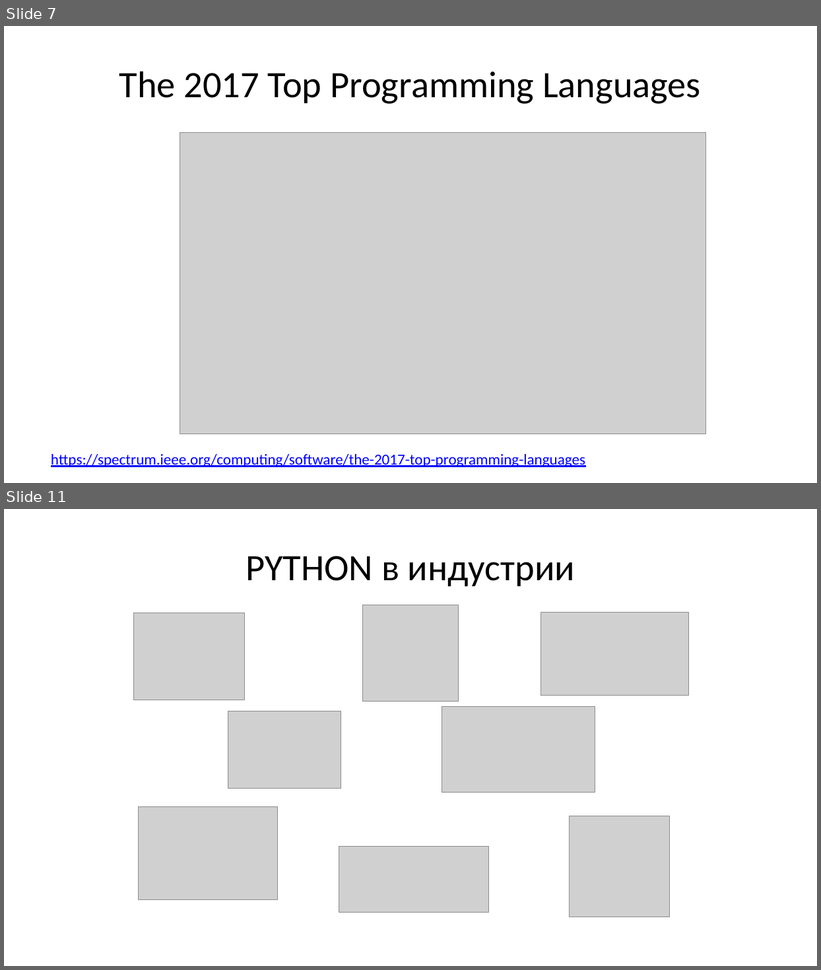
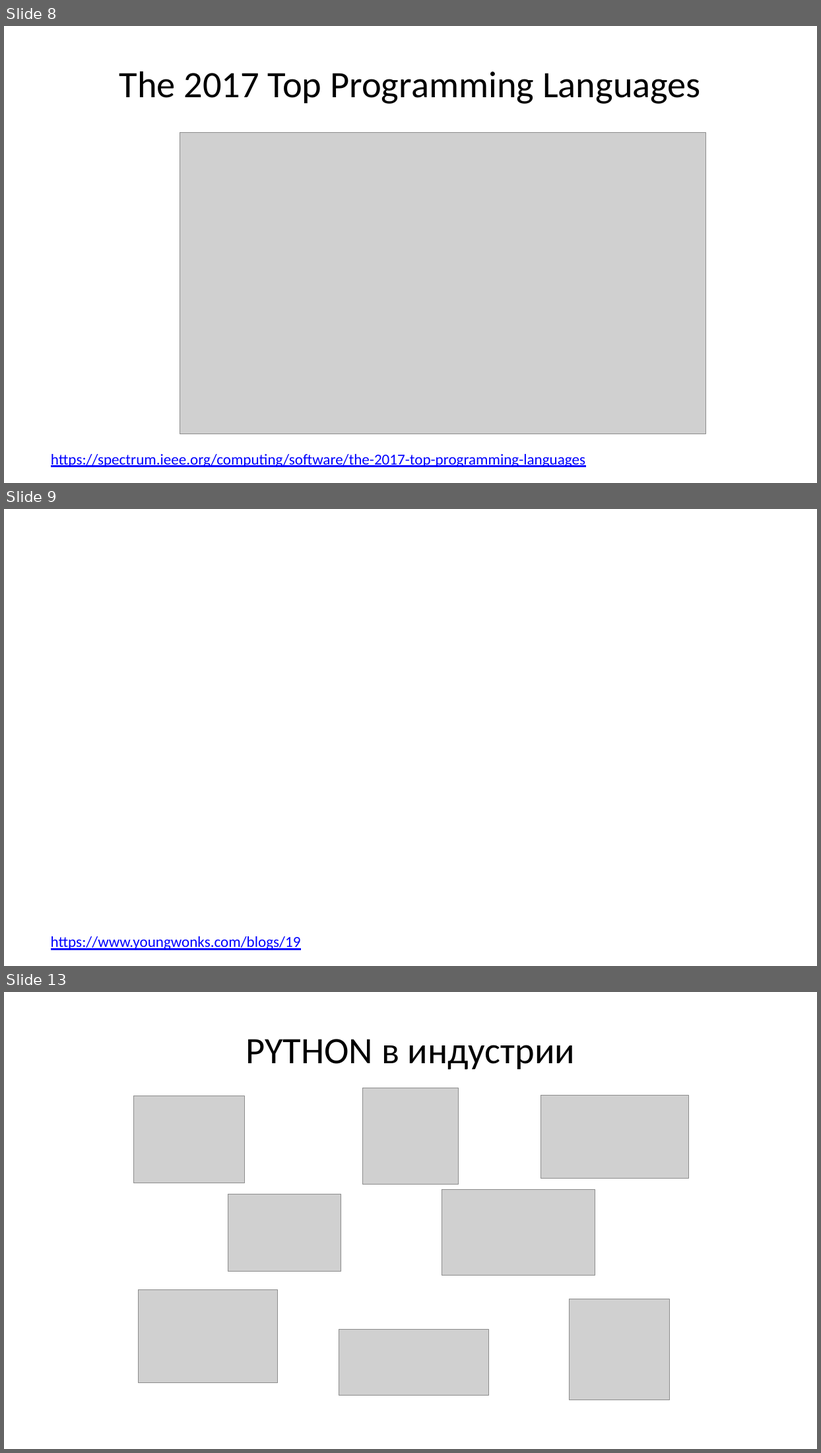
Before and after one commit to maxchv/LearnPython, a slide deck: webminar.pptx. Shown one above the other, each under a label of ours: slides 7 and 11 before the commit, slides 8, 9 and 13 after it; the slides between them are not shown. The pictures are 821x970 and 821x1453 pixels, drawn with LibreOffice and Linux fonts; fonts in the diff are those of the drawing; grey boxes stand for pictures; background and template pictures are left out. Boxes give left, top, right and bottom in pixels: in the first picture for what was removed or moved away, otherwise in the second. Text is boxed around its words. In the diff, an @@ line names an element or a change of style, - is before the commit and + after.

```diff
--- a/webminar.pptx
+++ b/webminar.pptx
@@ slide 9 added at (4,509,817,966), background picture (left out) @@
@@ text added at (51,937,301,951), 18 pt, text #0000FF, underline @@
+https://www.youngwonks.com/blogs/19
@@ what was slide 7 is now slide 8 @@
@@ what was slide 11 is now slide 13 @@
```
Also in this commit, not shown: 13 slides changed, 2 other slides added, 1 slide removed.
